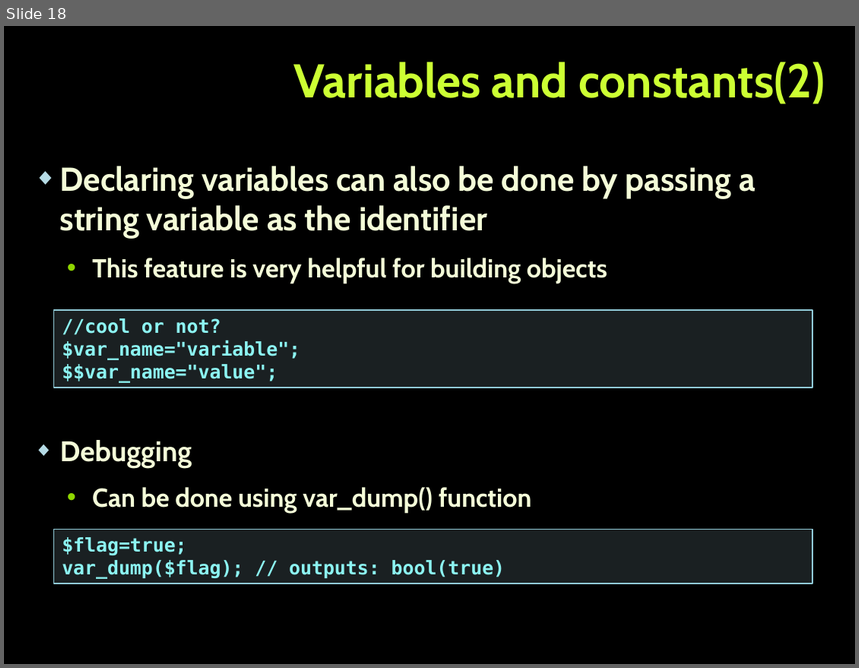
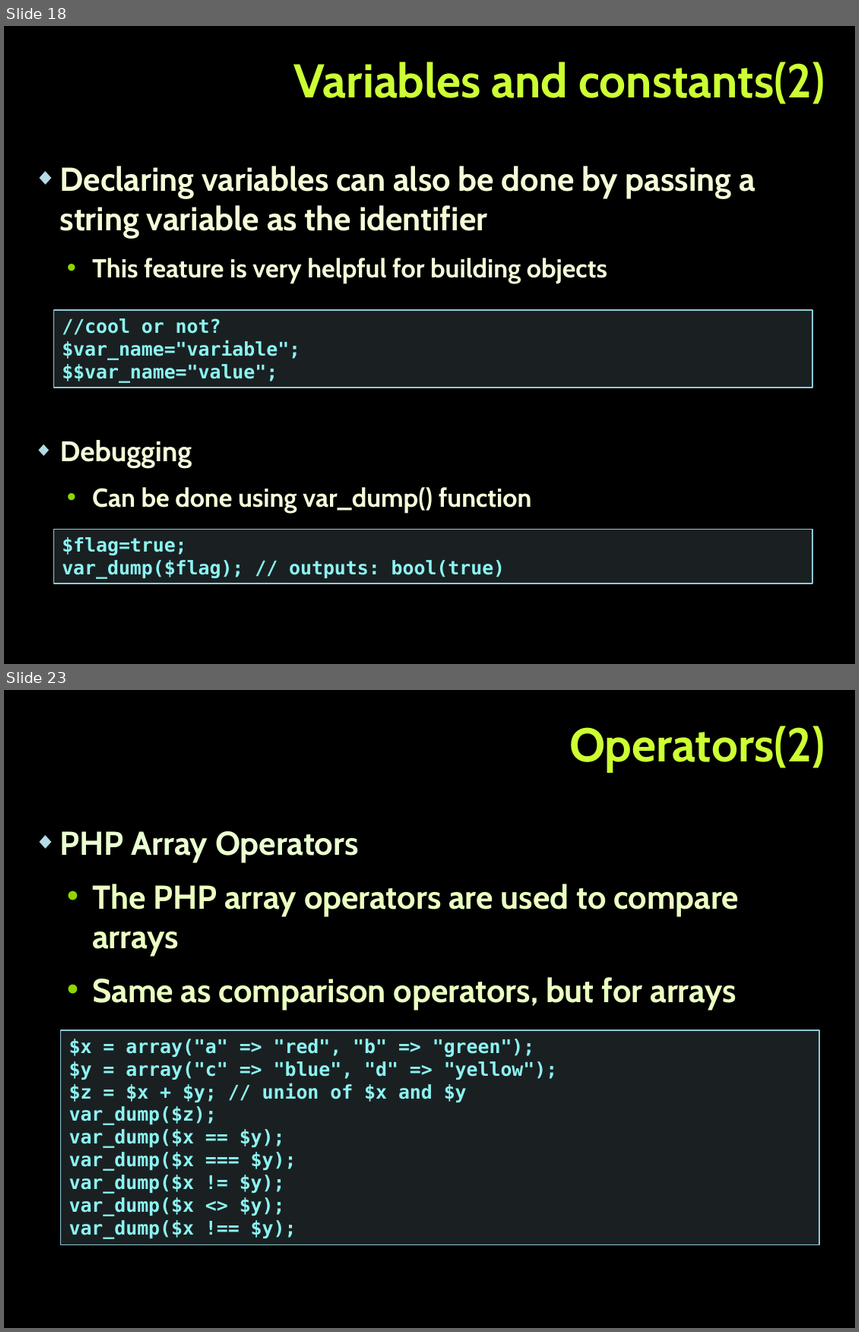
Before and after one commit to tanzhur/PHP_MVC-seminar, a slide deck: PHP_MVC.pptx. Shown one above the other, each under a label of ours: slide 18 before the commit, slides 18 and 23 after it; the slides between them are not shown. The pictures are 859x668 and 859x1332 pixels, drawn with LibreOffice and Linux fonts; fonts in the diff are those of the drawing; background and template pictures are left out. Boxes give left, top, right and bottom in pixels: in the first picture for what was removed or moved away, otherwise in the second. Text is boxed around its words. In the diff, an @@ line names an element or a change of style, - is before the commit and + after.

```diff
--- a/PHP_MVC.pptx
+++ b/PHP_MVC.pptx
@@ slide 23 added at bbox=[4, 690, 855, 1328], background picture (left out) @@
@@ title added at bbox=[569, 726, 826, 772], 40 pt, text #CCFF33, bold @@
+Operators(2)
@@ text added at bbox=[60, 831, 739, 1010], 28 pt, text #EBFFC2, bold @@
+◆ PHP Array Operators
+  • The PHP array operators are used to compare arrays
+  • Same as comparison operators, but for arrays
@@ rectangle added at bbox=[61, 1030, 820, 1245], fill #B5DBE5 at 15% opacity, outline #90CAD7 1 pt, 16 pt, text #8CF4F2, bold @@
+$x = array("a" => "red", "b" => "green");
+$y = array("c" => "blue", "d" => "yellow");
+$z = $x + $y; // union of $x and $y
+var_dump($z);
+var_dump($x == $y);
+var_dump($x === $y);
+var_dump($x != $y);
+var_dump($x <> $y);
+var_dump($x !== $y);
```
Also in this commit, not shown: 2 slides changed, 11 other slides added, 1 other file.
